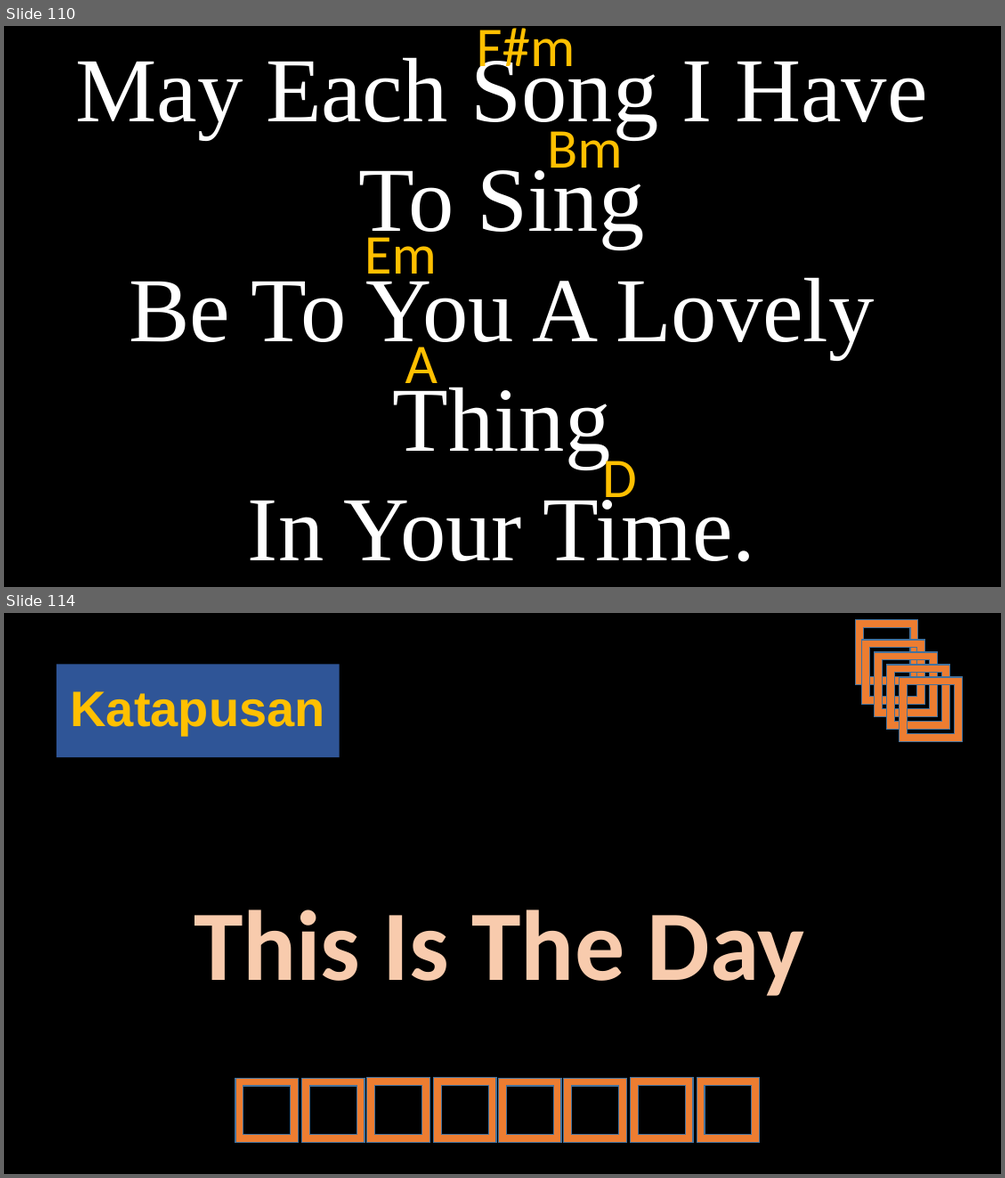
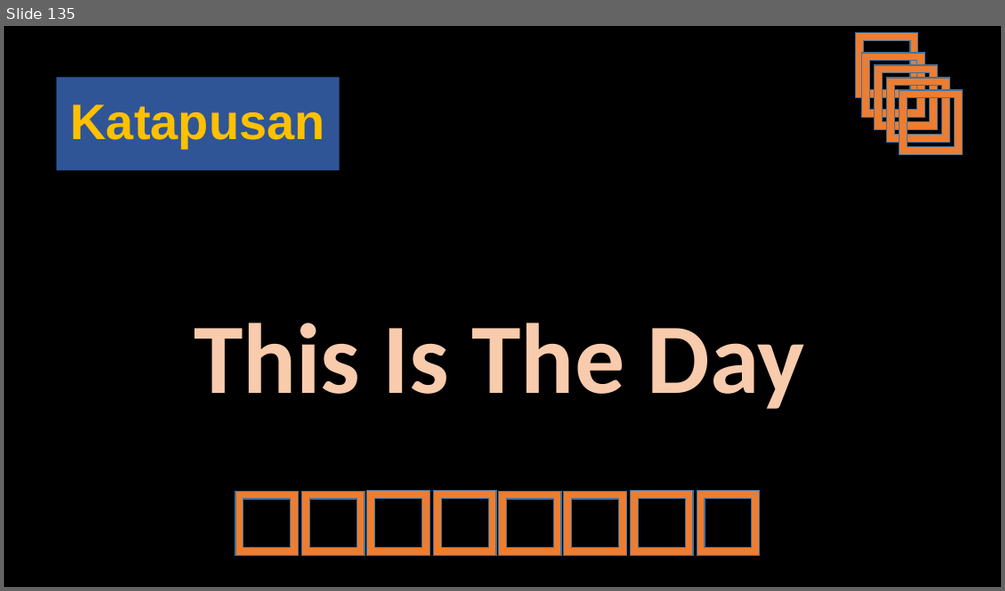
Before and after one commit to CHRISTIANARIBAL/Simbahan, a slide deck: 2Permanent/Final Na Ni.pptx. Shown one above the other, each under a label of ours: slides 110 and 114 before the commit, slide 135 after it; the slides between them are not shown. The pictures are 1005x1178 and 1005x591 pixels, drawn with LibreOffice and Linux fonts; fonts in the diff are those of the drawing. Boxes give left, top, right and bottom in pixels: in the first picture for what was removed or moved away, otherwise in the second. Text is boxed around its words. In the diff, an @@ line names an element or a change of style, - is before the commit and + after.

```diff
--- a/2Permanent/Final Na Ni.pptx
+++ b/2Permanent/Final Na Ni.pptx
@@ slide 110 removed at (4,26,1001,587), background #000000 @@
@@ title removed at (75,50,927,562) @@
-May Each Song I Have To Sing
-Be To You A Lovely Thing
-In Your Time.
@@ text removed at (477,28,575,80) @@
-F#m
@@ text removed at (547,120,622,168) @@
-Bm
@@ text removed at (364,226,437,287) @@
-Em
@@ text removed at (405,336,437,396) @@
-A
@@ text removed at (602,450,637,509) @@
-D
@@ what was slide 114 is now slide 135 @@
```
Also in this commit, not shown: 7 slides changed, 34 slides added, 12 other slides removed.
